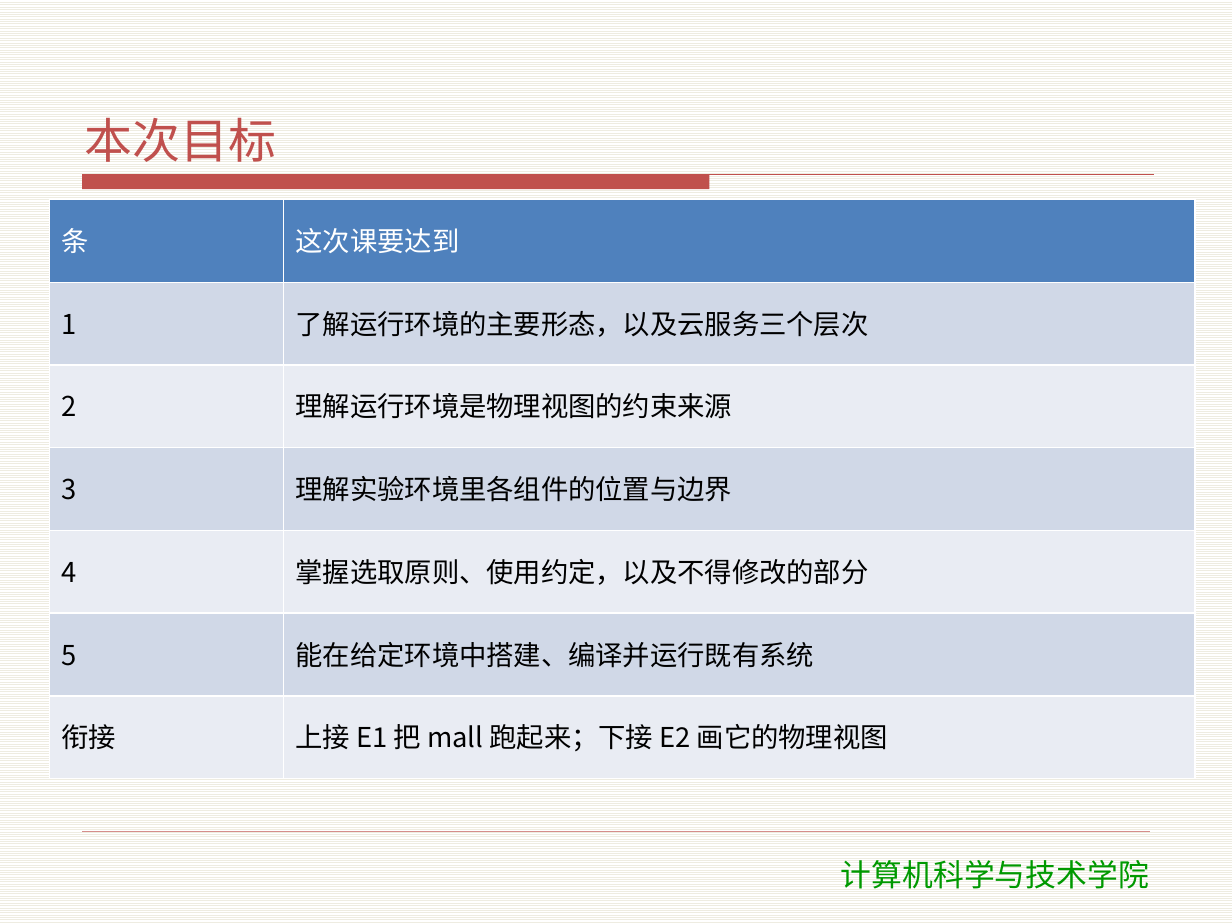
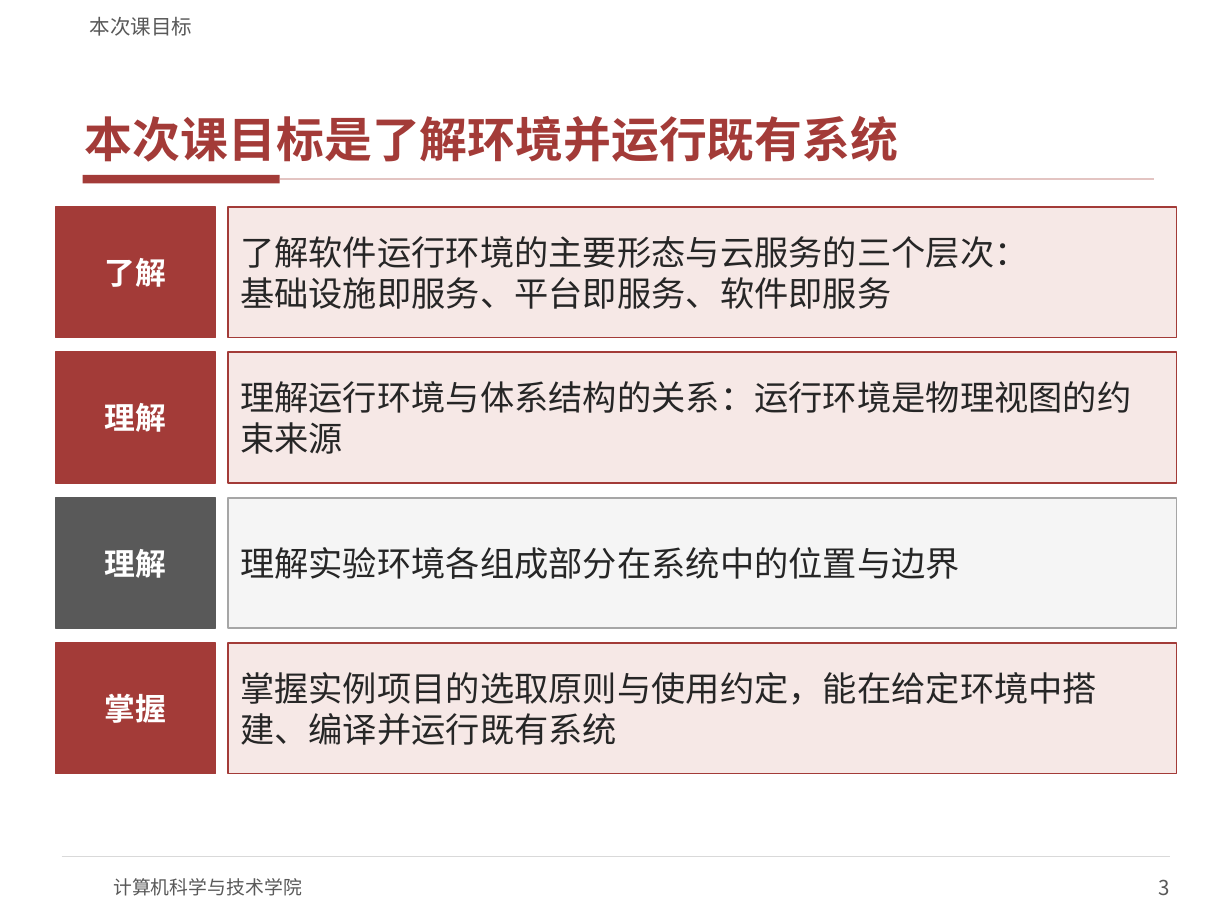
Before and after one commit to meng004/mall, a slide deck: slide 3 of SDC/教学资料/课件/T2-运行环境.pptx (slide 2 before the commit). Drawn at 1232x924 pixels with LibreOffice and Linux fonts; fonts in the diff are those of the drawing; background and template pictures are left out. Boxes give left, top, right and bottom in pixels: in the first picture for what was removed or moved away, otherwise in the second. Text is boxed around its words. In the diff, an @@ line names an element or a change of style, - is before the commit and + after.

```diff
--- a/SDC/教学资料/课件/T2-运行环境.pptx
+++ b/SDC/教学资料/课件/T2-运行环境.pptx
@@ background pattern #EEECE1 on #FFFFFF to #FFFFFF @@
@@ text at box(90, 17, 193, 36): text changed; size 28 to 12 pt; text colour #C0504D to #595959 @@
-本次目标
+本次课目标
@@ title added at box(85, 116, 898, 162), 28 pt, text #A33B38, bold @@
+本次课目标是了解环境并运行既有系统
@@ freeform shape removed at box(83, 175, 1154, 190) @@
@@ rectangle added at box(83, 175, 280, 184), fill #A33B38 @@
@@ table removed at box(49, 200, 1195, 779), 7 rows, 2 columns @@
-条 | 这次课要达到
-1 | 了解运行环境的主要形态，以及云服务三个层次
-2 | 理解运行环境是物理视图的约束来源
-3 | 理解实验环境里各组件的位置与边界
-4 | 掌握选取原则、使用约定，以及不得修改的部分
-5 | 能在给定环境中搭建、编译并运行既有系统
-衔接 | 上接 E1 把 mall 跑起来；下接 E2 画它的物理视图
@@ rectangle added at box(55, 207, 216, 338), fill #A33B38, outline #A33B38 1 pt, 18 pt, text #FFFFFF, bold @@
+了解
@@ rectangle added at box(228, 207, 1177, 338), fill #F6E8E6, outline #A33B38 1 pt, 20 pt, text #262626 @@
+了解软件运行环境的主要形态与云服务的三个层次：
+基础设施即服务、平台即服务、软件即服务
@@ line added from (280, 180) to (1154, 180), #E3C4C2 1 pt @@
@@ rectangle added at box(55, 352, 216, 483), fill #A33B38, outline #A33B38 1 pt, 18 pt, text #FFFFFF, bold @@
+理解
@@ rectangle added at box(228, 352, 1177, 483), fill #F6E8E6, outline #A33B38 1 pt, 20 pt, text #262626 @@
+理解运行环境与体系结构的关系：运行环境是物理视图的约束来源
@@ rectangle added at box(55, 498, 216, 628), fill #595959, outline #595959 1 pt, 18 pt, text #FFFFFF, bold @@
+理解
@@ rectangle added at box(228, 498, 1177, 628), fill #F5F5F5, outline #A6A6A6 1 pt, 20 pt, text #262626 @@
+理解实验环境各组成部分在系统中的位置与边界
@@ rectangle added at box(55, 643, 216, 774), fill #A33B38, outline #A33B38 1 pt, 18 pt, text #FFFFFF, bold @@
+掌握
@@ rectangle added at box(228, 643, 1177, 774), fill #F6E8E6, outline #A33B38 1 pt, 20 pt, text #262626 @@
+掌握实例项目的选取原则与使用约定，能在给定环境中搭建、编译并运行既有系统
@@ line moved from (83, 832) - (1149, 832) to (62, 856) - (1170, 856) @@
@@ line (62, 856) - (1170, 856): stroke #C0504D 0.25 pt to #D9D9D9 0.75 pt @@
@@ text "计算机科学与技术学院": place and size @@
-text "计算机科学与技术学院" at box(841, 860, 1149, 889)
+text "计算机科学与技术学院" at box(113, 878, 302, 896)
@@ text "计算机科学与技术学院" at box(113, 878, 302, 896): size 18 to 11 pt, font DejaVu Sans to Noto Sans CJK SC, text colour #009900 to #595959; alignment centre to left; less space between paragraphs; vertical alignment top to middle @@
@@ page number added at box(1159, 879, 1170, 895), 12 pt, text #595959 @@
+3
```
Also in this commit, not shown: 15 other slides changed, 46 slides added, 20 slides removed, 19 other files.
